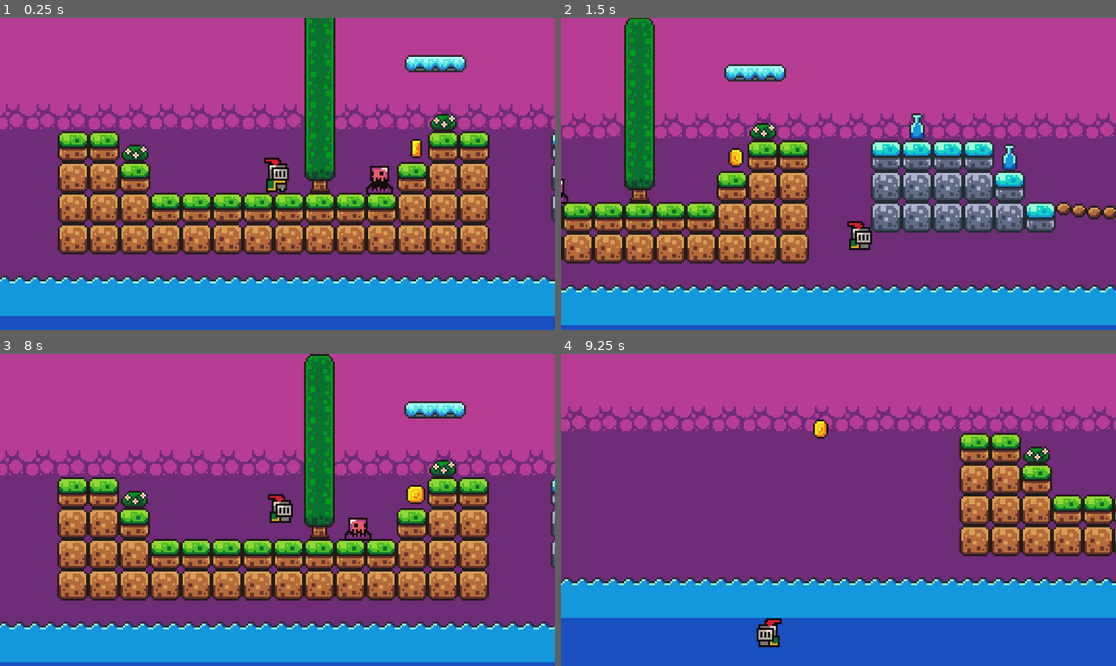
Above: before the commit, frames 1-4 (two rows, left to right).
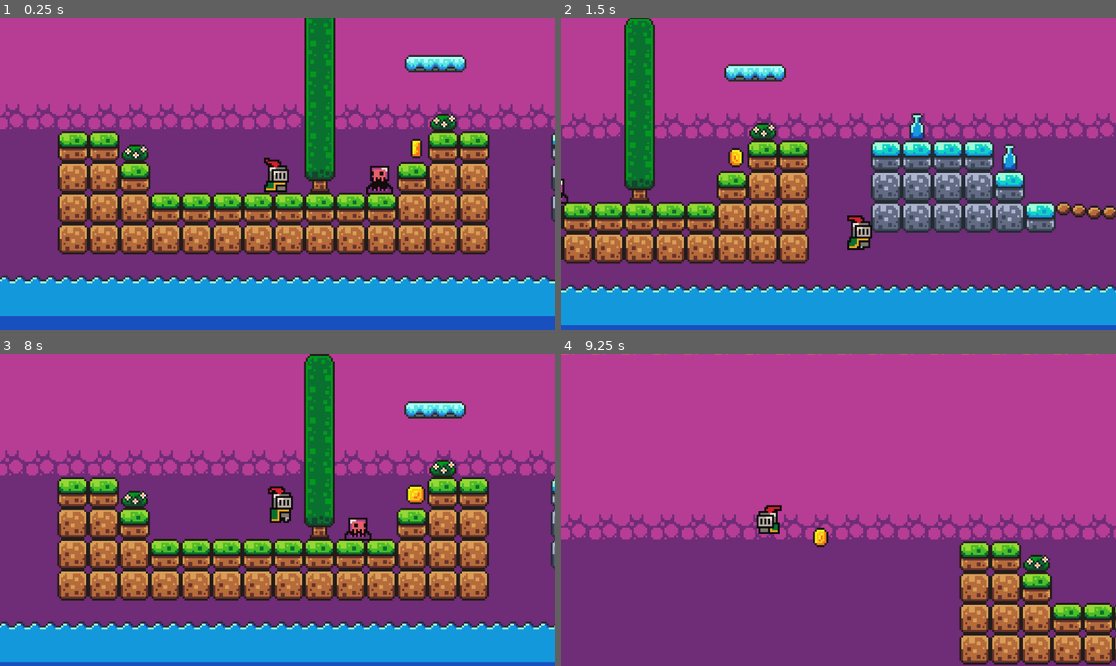
Above: after the commit, the same moments.

Repository: FilipyTav/2Dplatformer-ftc
Game: Godot game, scene res://scenes/game.tscn
Two runs of this game, one before a commit and one after it. Both use one fixed random seed, a clock stepped at 60 frames per second and the inputs below.
Inputs:
- Up to frame 1 (0.25 s): no input
- Up to frame 2 (1.5 s): hold Right (move_right) from 0.53 s (still down); tap Space (jump) at 0.6, 0.77, 1.07, 1.35 s
- Up to frame 3 (8 s): tap Space (jump) at 1.52, 1.82, 2.1, 2.85, 3.02, 3.32, 3.6, 3.77, 4.07, 4.35, 4.52, 4.82, 5.1, 5.85, 6.02, 6.32, 6.6, 6.77, 7.07, 7.35, 7.52, 7.82 s; release Right (move_right) at 2.03 s; hold Left (move_left) 2.03-4.28 s; hold Right (move_right) from 4.28 s (still down)
- Up to frame 4 (9.25 s): release Right (move_right) at 8.03 s; hold Left (move_left) from 8.03 s (still down); tap Space (jump) at 8.1, 8.85, 9.02 s

The runs differ from the first frame. In frame 1, 0.2% of the frame differs, in the area x 47-53%, y 44-56%; in frame 2, 0.3%; in frame 3, 0.3%; in frame 4, 66%, in the area x 0-100%, y 0-100%.

Commit message:
Player agora tem um pouco mais de tempo para pular fora de uma plataforma

Diff:
--- a/code/scenes/player.tscn
+++ b/code/scenes/player.tscn
@@ -186,3 +186,8 @@
 [node name="CollisionShape2D" type="CollisionShape2D" parent="."]
 position = Vector2(0, -5)
 shape = SubResource("CircleShape2D_3vyb7")
+
+[node name="CoyoteTimer" type="Timer" parent="."]
+one_shot = true
+
+[connection signal="timeout" from="CoyoteTimer" to="." method="_on_coyote_timer_timeout"]
--- a/code/scripts/player.gd
+++ b/code/scripts/player.gd
@@ -6,28 +6,59 @@
 @export var jump_speed = -300
 
 @onready var animated_sprite = $AnimatedSprite2D
+@onready var coyote_timer = $CoyoteTimer
+
+var coyote_frames: int = 6  # How many in-air frames to allow jumping
+var coyote: bool = false  # Track whether it's coyote time or not
+var last_floor: bool = false  # Last frame's on-floor state
+var jumping: bool = false
 
 # To sync with rigid nodes
 var gravity = ProjectSettings.get_setting("physics/2d/default_gravity")
 
+func _ready() -> void:
+	coyote_timer.wait_time = coyote_frames / 60.0
+
 func _physics_process(delta: float) -> void:
-	### Movement
-
 	# Gravity
 	if not is_on_floor():
 		velocity.y += gravity * delta
 
-	# Handle jump
-	if Input.is_action_just_pressed("jump") and is_on_floor():
-		velocity.y += jump_speed
+	get_input(delta)
+
+	move_and_slide()
+
+	if (is_on_floor() and jumping):
+		jumping = false
+
+	if !is_on_floor() and last_floor and !jumping:
+		coyote = true
+		coyote_timer.start()
+
+	last_floor = is_on_floor()
+
+
+func _on_coyote_timer_timeout() -> void:
+	coyote = false
+
+func get_input(delta: float) -> void:
+	### Movements
 
 	# Get input direction - -1, 0, 1
 	var direction = Input.get_axis("move_left", "move_right")
 
-	if (direction != 0):
+	if (direction):
 		velocity.x = lerp(velocity.x, direction * speed, acceleration)
 	else:
 		velocity.x = lerp(velocity.x, 0.0, friction)
+
+	# Handle jump
+	if (jumping):
+		animated_sprite.play("jump")
+
+	if Input.is_action_just_pressed("jump") and (is_on_floor() or coyote):
+		jumping = true
+		velocity.y += jump_speed
 
 	### Visuals
 
@@ -39,11 +70,7 @@
 
 	# Play animation
 	if (is_on_floor()):
-		if (direction == 0):
+		if (!direction):
 			animated_sprite.play("idle")
 		else:
 			animated_sprite.play("run")
-	else:
-		animated_sprite.play("jump")
-
-	move_and_slide()
